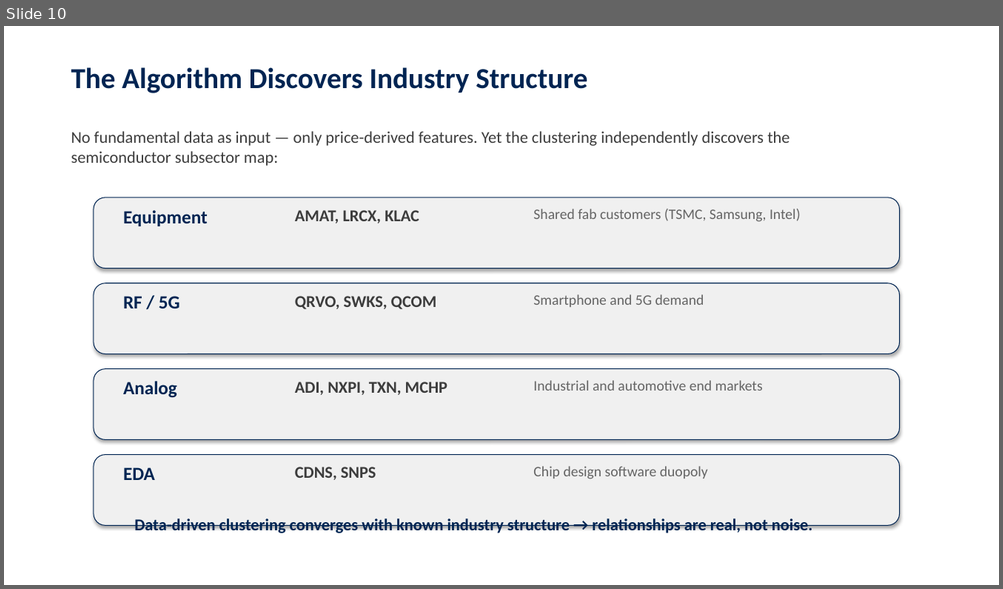
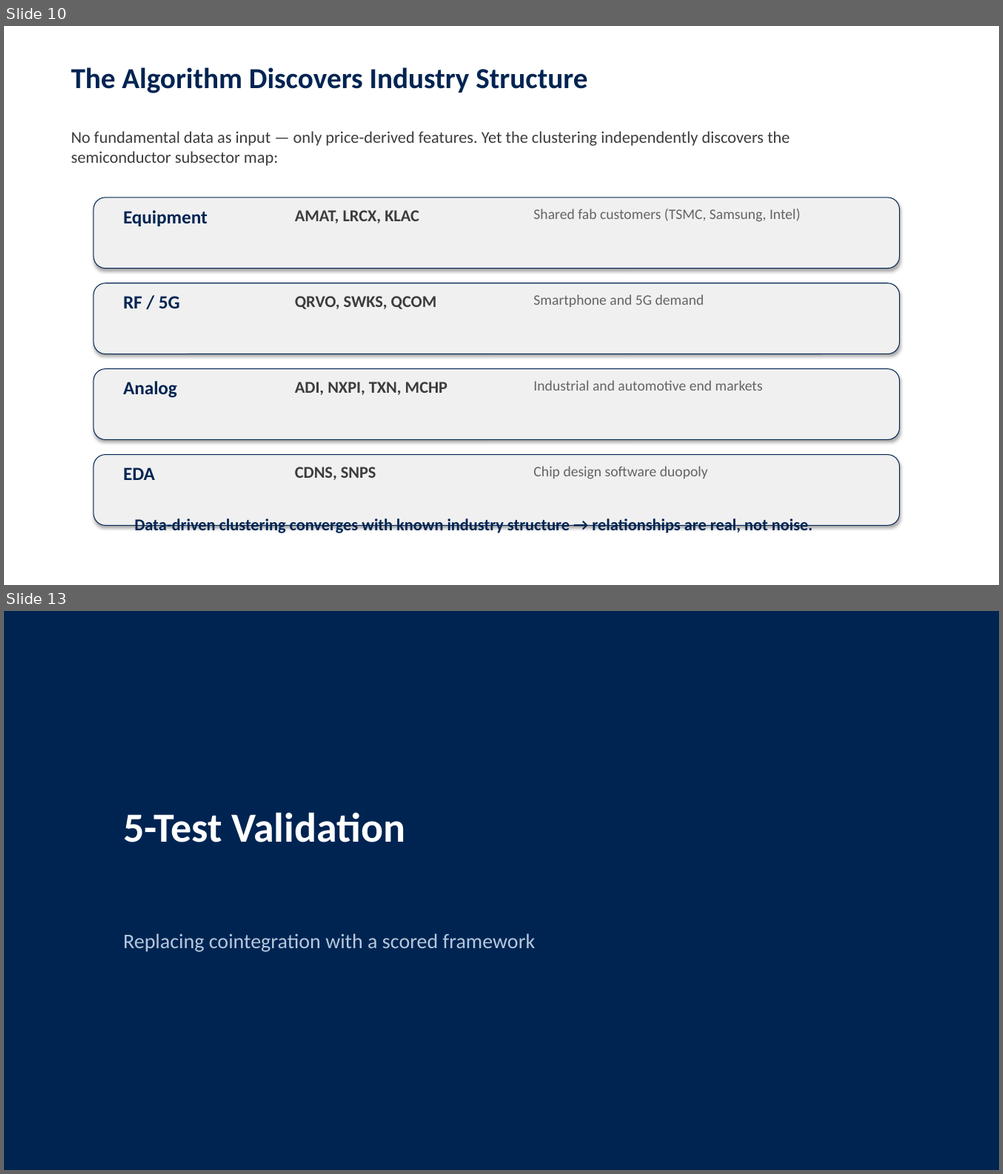
Before and after one commit to jcmcode/pairs-test, a slide deck: deliverables/presentation.pptx. Shown one above the other, each under a label of ours: slide 10 before the commit, slides 10 and 13 after it; the slides between them are not shown. The pictures are 1003x589 and 1003x1174 pixels, drawn with LibreOffice and Linux fonts; fonts in the diff are those of the drawing. Boxes give left, top, right and bottom in pixels: in the first picture for what was removed or moved away, otherwise in the second. Text is boxed around its words. In the diff, an @@ line names an element or a change of style, - is before the commit and + after.

```diff
--- a/deliverables/presentation.pptx
+++ b/deliverables/presentation.pptx
@@ slide 13 added at box(4, 611, 999, 1170), background #002452 @@
@@ text added at box(123, 812, 405, 843), 40 pt, text #FFFFFF, bold @@
+5-Test Validation
@@ text added at box(123, 934, 535, 952), 20 pt, text #B4C8DC @@
+Replacing cointegration with a scored framework
```
Also in this commit, not shown: 6 slides changed, 14 other slides added, 10 slides removed, 3 other files.
